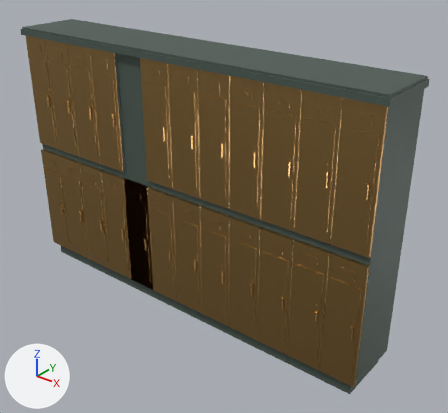
Renders of the glTF model game/assets/models/lockers4.glb from each side of a commit.
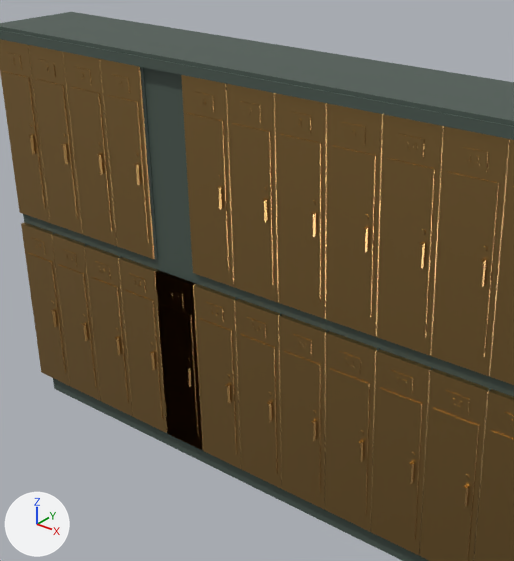
Each version is shown whole from a 50 mm camera at (2.63, -3.19, 2.71) aimed at (0.2, -0.15, 0.82), then close up on the part from 6% to 77% of the width and 3% to 87% of the height. Lighting does not change. The marker at lower left points along +X, +Y and +Z. The first two pictures are the older version. Vertices at exactly the same position are counted once.

Names of what the first close-up shows: 'lockers4' and 1 more.
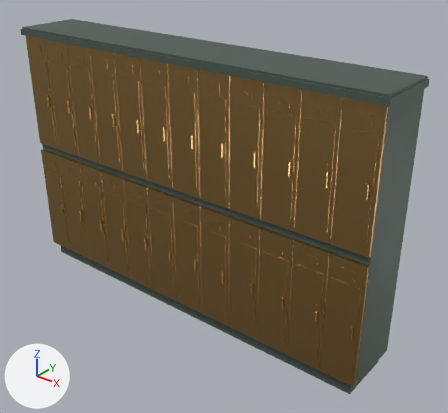
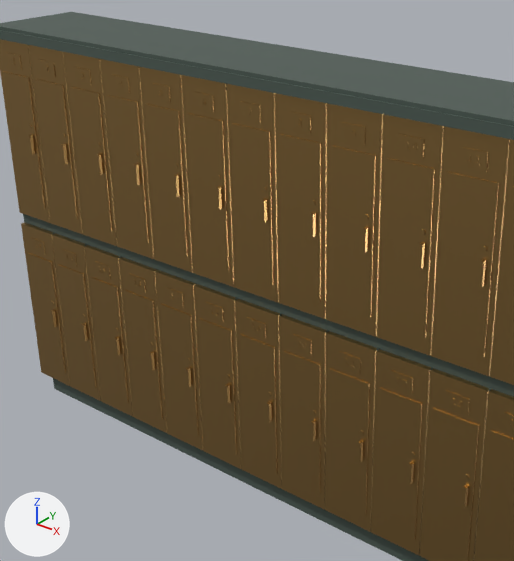
What the commit changed:
me_lockers4 is used by ob_lockers4; location (0.0, 0.0, 0.0).
me_lockers4 had 2560 vertices, 4478 faces and spanned x -1.46..1.46, y -0.47..0.0, z 0.0..1.9.
me_lockers4 now has 2568 vertices, 4498 faces and spans x -1.46..1.46, y -0.47..0.0, z 0.0..1.9.
me_lockers4 part 1: the loose piece of 8 vertices spanning x -0.46..-0.26, y -0.45, z 0.17..0.8 is moved by (0.0, 0.0, 0.9).
me_lockers4 part 2: the loose piece of 8 vertices spanning x -0.3..-0.28, y -0.47..-0.45, z 0.44..0.53 is moved by (0.0, 0.0, 0.9).
me_lockers4 part 3: the loose piece of 8 vertices spanning x -0.41..-0.31, y -0.45, z 0.82..0.89 is moved by (0.0, 0.0, 0.9).
Part 4, on me_lockers4:
8 vertices are removed from x -0.48..-0.24, y -0.45..-0.43, z 0.1..0.95.
44 faces are deleted.
8 new vertices lie (-0.24, 0.0, 0.0) away from vertices in x -0.24..0.0, y -0.45..-0.43, z 1.0..1.85.
44 new faces join them, mat_m_brass_aged (brown #b08d57).
Other edits to the shape of me_lockers4 do not show in these pictures.

Location of each change, (x1, y1, x2, y2) in pixels of the close-ups (514 x 561 px; the box of a moved part takes in the faces that stretch with it):
part 1 of me_lockers4, moved or reshaped: before (160, 304, 199, 437); after (145, 104, 188, 256)
part 2 of me_lockers4, moved or reshaped: before (186, 367, 192, 387); after (173, 175, 180, 197)
part 3 of me_lockers4, moved or reshaped: before (166, 287, 183, 307); after (151, 83, 170, 103)
part 4 of me_lockers4, moved or reshaped: before (155, 75, 252, 469); after (139, 67, 252, 469)
'IA_locker_17', unchanged, uncovered by the edit: before (156, 293, 167, 415); after (155, 270, 203, 451)
